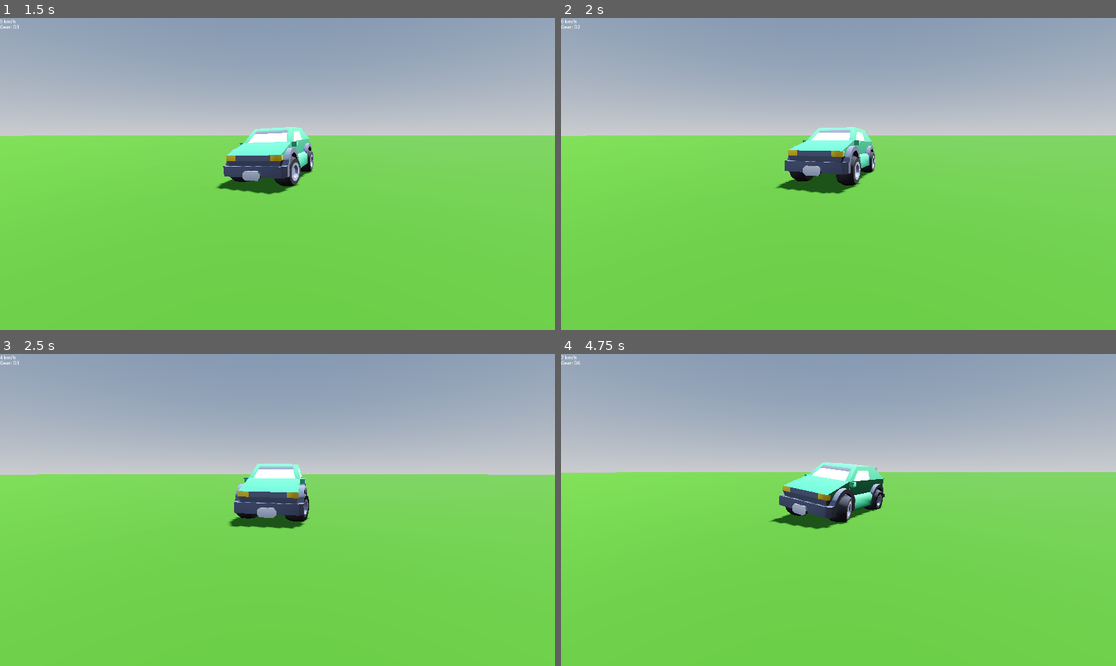
Above: before the commit, frames 1-4 (two rows, left to right).
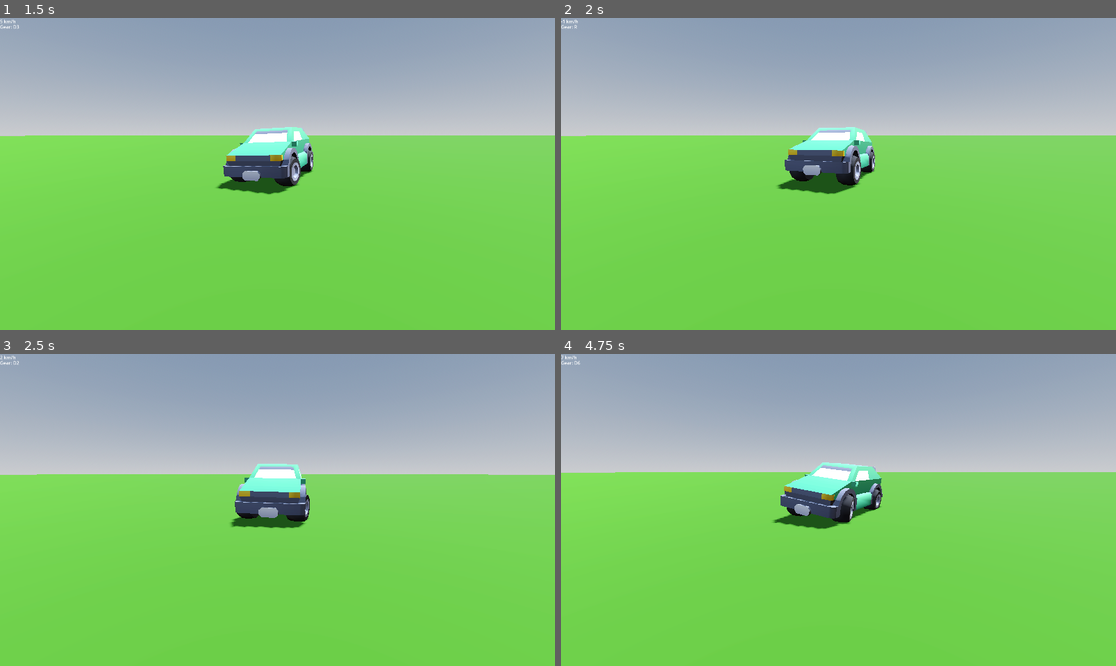
Above: after the commit, the same moments.

Repository: SaltyCookiez/DrivingSimEE
Game: Godot game, scene res://world.tscn
The game is run twice, just before and just after one commit, with the same random seed, the same clock (stepped at 60 frames per second) and the same inputs.
Inputs (mouse positions are in pixels of both pictures, inside the frame that each line leads up to):
- Up to frame 1 (1.5 s): tap Enter at 0.5 s; move the mouse to (305, 174) at 0.52 s; hold D (Right) 0.53-1.28 s; hold W (Gas) 0.53-1.28 s; move the mouse to (249, 174) at 1.27 s; hold S (Brake) from 1.28 s (still down); tap W (Gas) at 1.35 s
- Up to frame 2 (2 s): keep holding S (Brake)
- Up to frame 3 (2.5 s): move the mouse to (288, 503) at 2.02 s; release S (Brake) at 2.03 s; hold D (Right) from 2.03 s (still down); hold W (Gas) from 2.03 s (still down)
- Up to frame 4 (4.75 s): move the mouse to (832, 516) at 2.77 s; release W (Gas) at 2.78 s; tap W (Gas) at 2.85, 4.35 s; move the mouse to (877, 513) at 3.52 s; release D (Right) at 3.53 s; hold W (Gas) 3.53-4.28 s; hold A (Left) from 3.53 s (still down); move the mouse to (794, 506) at 4.27 s

Frame 1 is identical in both runs. In frame 2, 0.2% of the frame differs, in the area x 0-57%, y 0-57%; in frame 3, 0.3%; in frame 4, 0.9%, in the area x 37-59%, y 34-57%.

Commit message:
Tweaked Reverse to work accordingly

Diff:
--- a/driving-sim-ee/Car.gd
+++ b/driving-sim-ee/Car.gd
@@ -35,10 +35,8 @@
 # Helper for camera sync
 @onready var cam_arm = $CamArm
 
-#
-# Main Process
-#
-
+
+# Anti-roll system
 func _apply_anti_roll_bar():
 	var anti_roll_strength = 8000.0
 
@@ -64,73 +62,101 @@
 	if $wheel_back_right.is_in_contact():
 		apply_central_force($wheel_back_right.global_transform.basis.y * anti_roll_rear)
 
+
 func _physics_process(delta):
-
-	# Sync camera position
+	# Camera follow
 	cam_arm.position = position
 
-	# Get inputs
-	acceleration_input = Input.get_action_strength("Gas")
-	brake_input = Input.get_action_strength("Brake")
+	# Inputs
+	acceleration_input = Input.get_action_strength("Gas")   # W
+	brake_input = Input.get_action_strength("Brake")         # S
 	var steering_dir = Input.get_action_strength("Left") - Input.get_action_strength("Right")
 
-	# Detect if reverse or neutral gear
+	# Manual gear mode switching
 	if Input.is_action_just_pressed("ui_page_up"):
 		_cycle_gear_mode()
 
-	# Calculate speed
+	# Vehicle speed in km/h
 	var speed = linear_velocity.length() * 3.6
 	var steering_limit = clamp(1.0 - (speed / 120.0), 0.3, 1.0)
 
-	# Compute wheel RPMs and average for engine
+	# Auto-switch to reverse or drive when stopped
+	if gear_mode == "D" and speed < 1.0 and brake_input > 0.5:
+		gear_mode = "R"
+	elif gear_mode == "R" and speed < 1.0 and acceleration_input > 0.5:
+		gear_mode = "D"
+
+	# Wheel data
 	var wheel_rpm_left = abs($wheel_back_left.get_rpm())
 	var wheel_rpm_right = abs($wheel_back_right.get_rpm())
 	var wheel_rpm = (wheel_rpm_left + wheel_rpm_right) / 2.0
 
+	# Aerodynamic downforce
 	var downforce = linear_velocity.length() * 2.5
 	apply_central_force(-transform.basis.y * downforce)
 
-	# Update engine RPM based on wheel RPM
+	# Engine and transmission
 	_update_engine_rpm(wheel_rpm, delta)
-
-	# Automatic transmission shifting
 	if gear_mode == "D":
 		_handle_automatic_shifting()
 
-	# Calculate torque and apply
 	engine_torque = _calculate_engine_torque(current_rpm)
 	var torque_output = _calculate_engine_force(engine_torque)
 
-	engine_force = torque_output * acceleration_input
-	steering = lerp(steering, steering_dir * steering_sensitivity * steering_limit, steering_lerp_speed * delta)
-
-	# Basic braking logic
-	if acceleration_input == 0 and brake_input > 0:
-		brake = brake_force * brake_input
-	else:
+	# Engine force and braking behavior
+	if gear_mode == "D":
+		# Normal forward driving
+		engine_force = torque_output * acceleration_input
+
+		# Apply braking when S pressed
+		if acceleration_input == 0 and brake_input > 0:
+			brake = brake_force * brake_input
+		else:
+			brake = 0.0
+
+	elif gear_mode == "R":
+		# S = reverse throttle, W = forward brake
+		engine_force = -torque_output * brake_input
+
+		if brake_input == 0 and acceleration_input > 0:
+			# When holding W in reverse, apply braking torque
+			brake = brake_force * acceleration_input
+		else:
+			brake = 0.0
+
+	else:
+		engine_force = 0.0
 		brake = 0.0
 
+	# Steering
+	steering = lerp(
+		steering,
+		steering_dir * steering_sensitivity * steering_limit,
+		steering_lerp_speed * delta
+	)
+
+	# Extra downforce for high-speed stability
 	var downforce_factor = 10.0
 	apply_central_force(-transform.basis.y * linear_velocity.length() * downforce_factor)
 
-	# Apply engine drag
+	# Engine drag
 	_apply_engine_drag(delta)
 
-	# Update HUD
-	hud.update_speed(speed)
+	# HUD updates (negative speed when reversing)
+	if gear_mode == "R":
+		hud.update_speed(-speed)
+	else:
+		hud.update_speed(speed)
 	hud.update_gear(_get_display_gear())
 
-	# Apply anti roll
+	# Anti-roll bar
 	_apply_anti_roll_bar()
 
-	# Debug
+	# Debug info
 	if debug_enabled:
 		_print_debug(speed)
 
-#
 # Engine and Transmission
-#
-
 func _calculate_engine_torque(rpm: float) -> float:
 	var mid_rpm = max_rpm * 0.55
 	var torque_factor = 1.0 - pow((rpm - mid_rpm) / (mid_rpm * 1.5), 2)
@@ -138,11 +164,13 @@
 	var min_torque = 5.0
 	return base_torque * torque_factor + min_torque
 
+
 func _calculate_engine_force(torque: float) -> float:
 	var gear_ratio = gear_ratios[current_gear - 1] if current_gear > 0 else 0
 	var total_ratio = gear_ratio * final_drive_ratio
 	var wheel_torque = torque * total_ratio
 	return wheel_torque / 5.0
+
 
 func _update_engine_rpm(wheel_rpm: float, delta: float):
 	var rpm_scale = 80.0
@@ -181,17 +209,13 @@
 		shift_timer = shift_delay
 
 
-
 func _apply_engine_drag(_delta: float):
-	# Applies a small deceleration when throttle is released
 	if acceleration_input == 0 and gear_mode == "D":
 		var drag = engine_drag * linear_velocity.length()
 		apply_central_force(-linear_velocity.normalized() * drag)
 
-#
-# Gear managment
-#
-
+
+# Gear management
 func _cycle_gear_mode():
 	match gear_mode:
 		"P":
@@ -203,16 +227,15 @@
 		"D":
 			gear_mode = "P"
 
+
 func _get_display_gear() -> String:
 	if gear_mode == "D":
 		return "D" + str(current_gear)
 	else:
 		return gear_mode
 
-#
+
 # Debugging
-#
-
 func _print_debug(speed):
 	print("-------------------------------")
 	print("Speed: ", snapped(speed, 0.1), " km/h")
